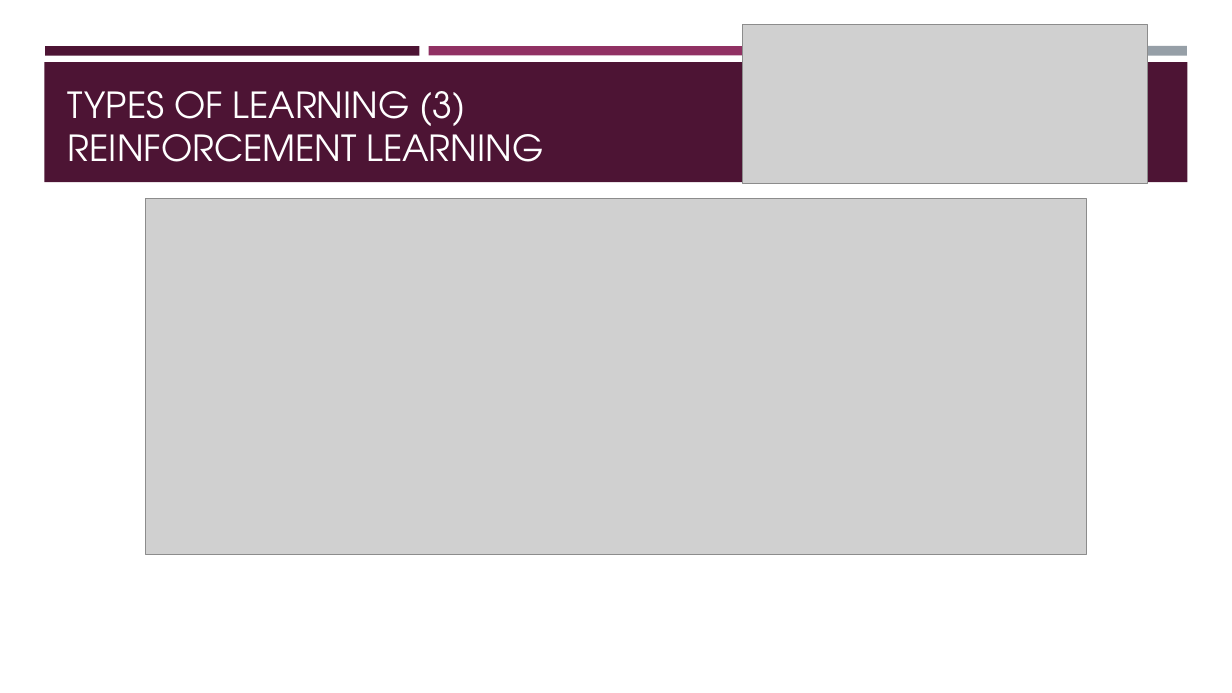
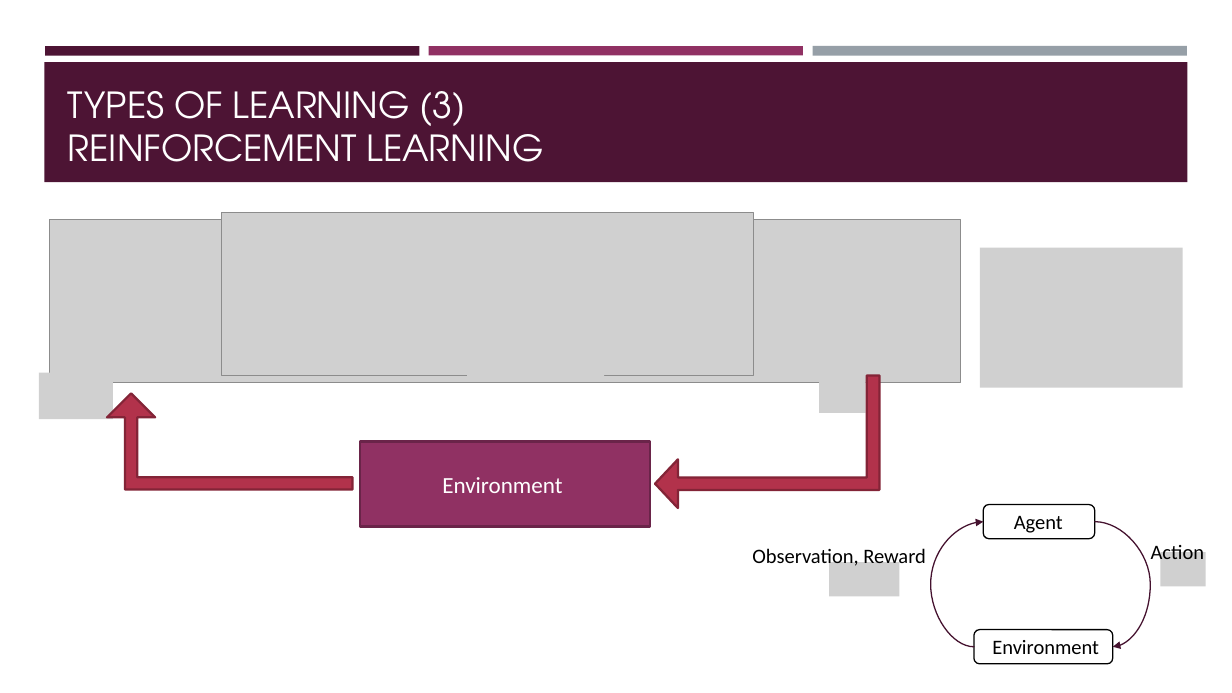
Before and after one commit to Boty22/Global-AI-Bootcamp-DRL, a slide deck: slide 7 of From RL to DRL.pptx. Drawn at 1232x693 pixels with LibreOffice and Linux fonts; fonts in the diff are those of the drawing; grey boxes stand for pictures. Boxes give left, top, right and bottom in pixels: in the first picture for what was removed or moved away, otherwise in the second. Text is boxed around its words. In the diff, an @@ line names an element or a change of style, - is before the commit and + after.

```diff
--- a/From RL to DRL.pptx
+++ b/From RL to DRL.pptx
@@ picture removed at <box>743,25,1148,183</box> @@
@@ picture: place and size @@
-picture at <box>146,199,1087,555</box>
+picture at <box>49,220,960,383</box>
@@ picture added at <box>222,213,753,375</box> @@
@@ picture added at <box>980,248,1182,387</box> @@
@@ picture added at <box>39,372,113,419</box> @@
@@ bent up arrow added at <box>656,376,880,509</box>, fill #B2324B, outline #842537 1.75 pt @@
@@ picture added at <box>820,367,866,413</box> @@
@@ bent up arrow added at <box>107,394,353,490</box>, fill #B2324B, outline #842537 1.75 pt @@
@@ rectangle added at <box>360,442,651,527</box>, fill #903163, outline #6B2449 1.75 pt, 18 pt, text #FFFFFF @@
+Environment
@@ group added at <box>752,505,1206,664</box>: 4 texts, 2 rounded rectangles, 2 pictures, 2 curved arrows @@
+Agent
+Environment
+Action
+Observation, Reward
```
Also in this commit, not shown: 6 other slides changed, 2 other files.
